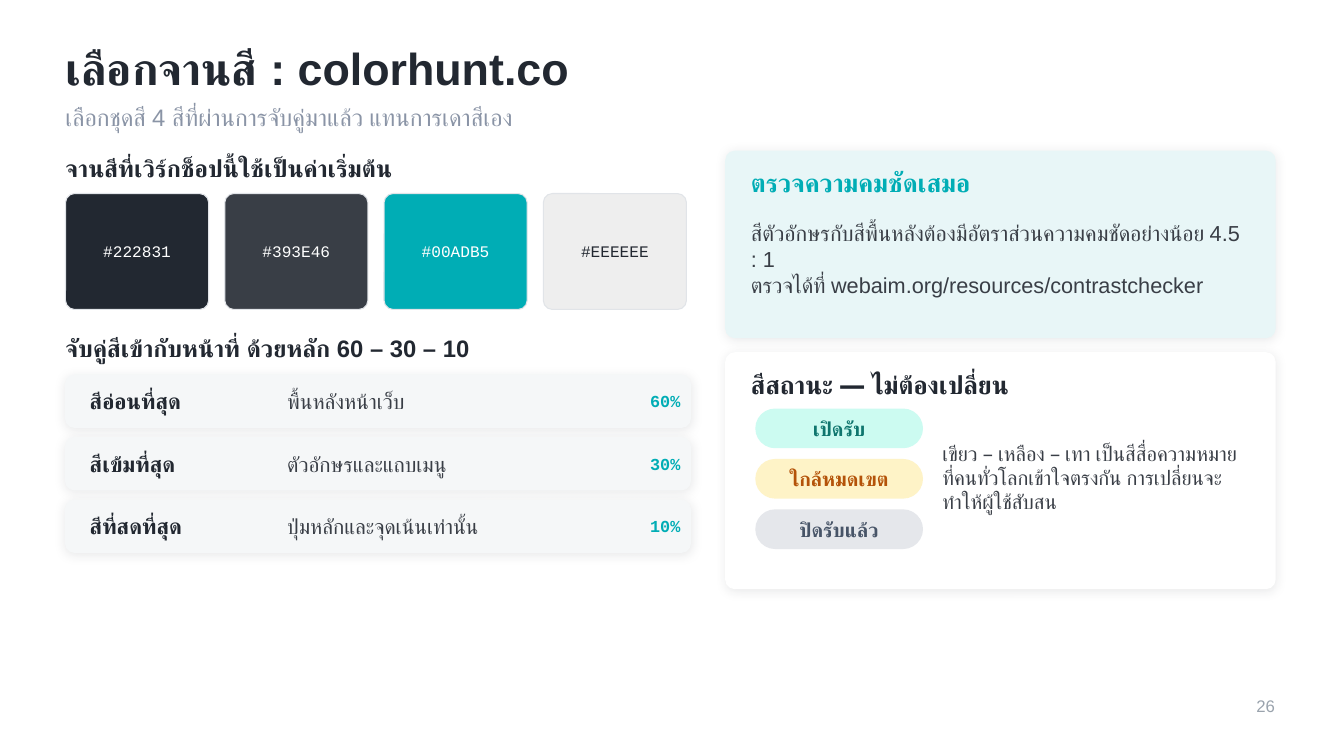
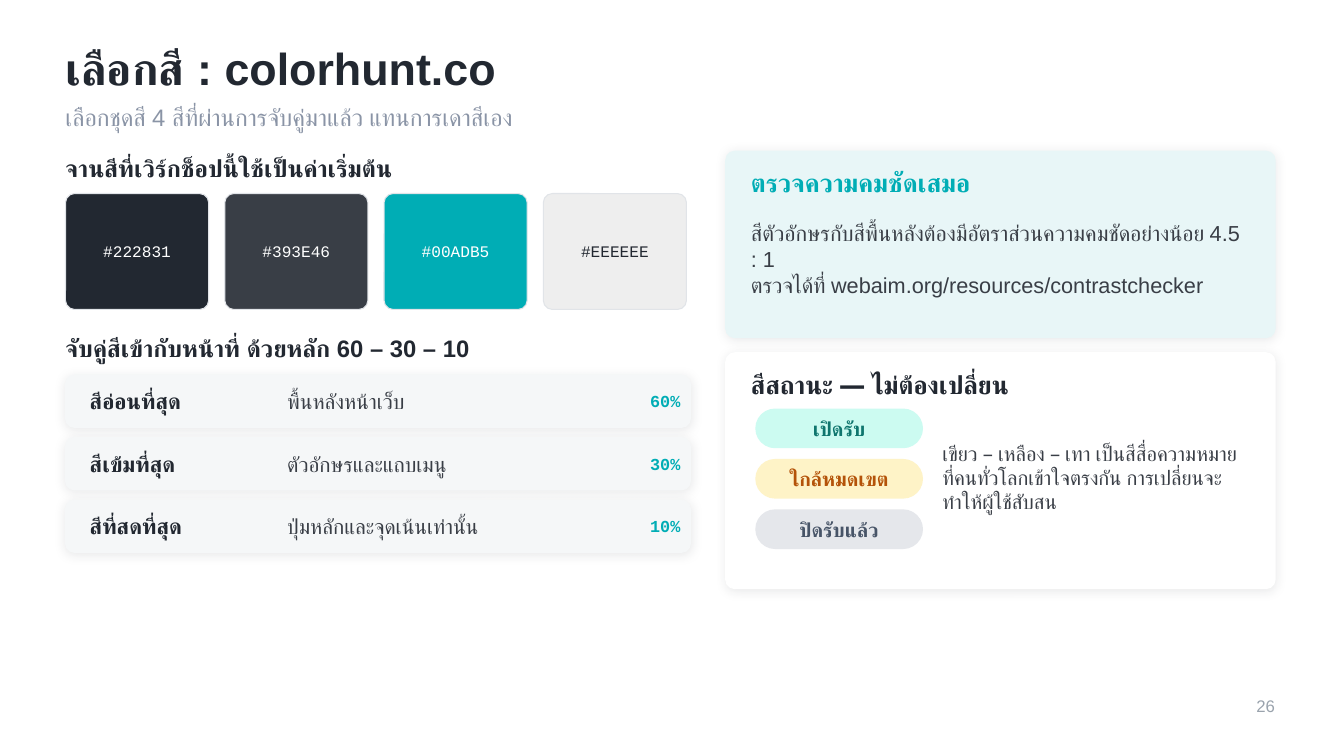
Before and after one commit to dookda/cmu_workshop_antigravity, a slide deck: slide 23 of Funding_Hub_Antigravity_Workshop.pptx (slide 22 before the commit). Drawn at 1344x756 pixels with LibreOffice and Linux fonts; fonts in the diff are those of the drawing. Boxes give left, top, right and bottom in pixels: in the first picture for what was removed or moved away, otherwise in the second. Text is boxed around its words. In the diff, an @@ line names an element or a change of style, - is before the commit and + after.

```diff
--- a/Funding_Hub_Antigravity_Workshop.pptx
+++ b/Funding_Hub_Antigravity_Workshop.pptx
@@ text at (65,50,496,86): text changed @@
-เลือกจานสี : colorhunt.co
+เลือกสี : colorhunt.co
```
Also in this commit, not shown: 5 other slides changed, 5 slides added, 1 slide removed, 2 other files.
